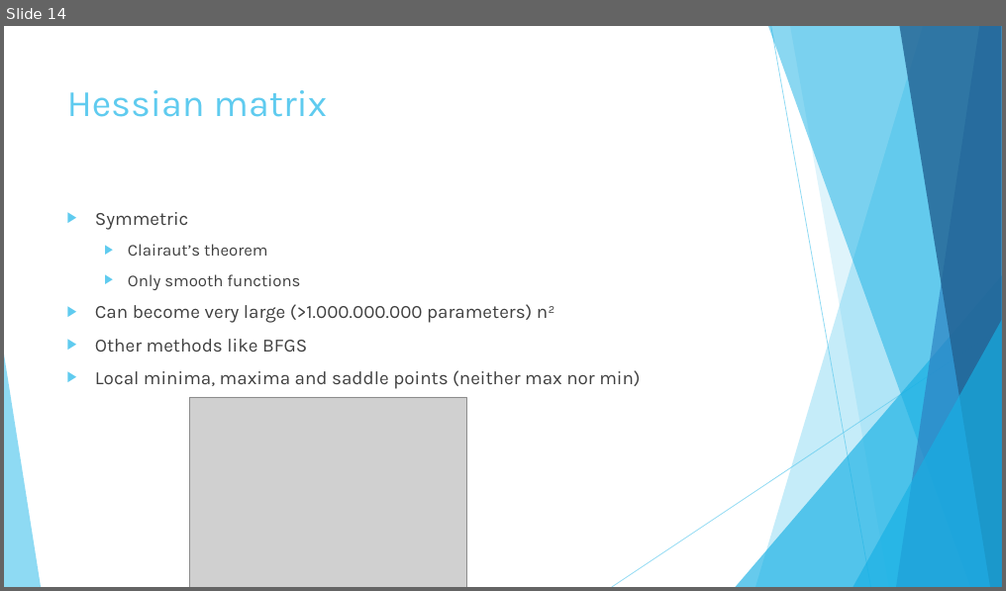
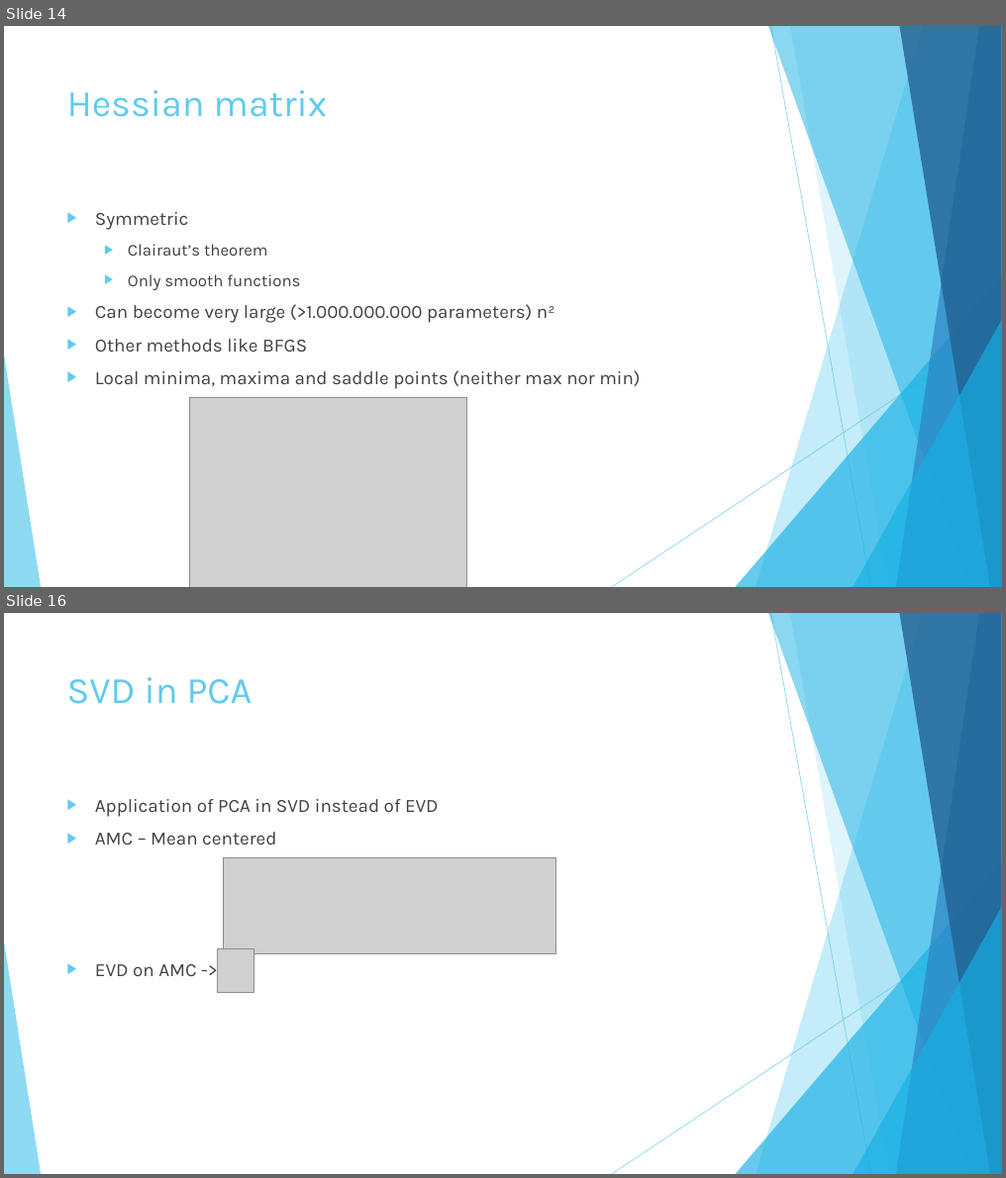
Before and after one commit to johnstegink/ReportAI2025, a slide deck: Presentatie.pptx. Shown one above the other, each under a label of ours: slide 14 before the commit, slides 14 and 16 after it; the slides between them are not shown. The pictures are 1006x591 and 1006x1178 pixels, drawn with LibreOffice and Linux fonts; fonts in the diff are those of the drawing; grey boxes stand for pictures. Boxes give left, top, right and bottom in pixels: in the first picture for what was removed or moved away, otherwise in the second. Text is boxed around its words. In the diff, an @@ line names an element or a change of style, - is before the commit and + after.

```diff
--- a/Presentatie.pptx
+++ b/Presentatie.pptx
@@ slide 16 added at <box>4,613,1002,1174</box>, background #FFFFFF; not listed: 10 template elements that a slide beside it also shows @@
@@ title added at <box>67,677,252,704</box>, 36 pt, text #5FCBEF @@
+SVD in PCA
@@ text added at <box>95,799,439,976</box>, 18 pt, text #404040 @@
+▶ Application of PCA in SVD instead of EVD
+▶ AMC – Mean centered
+▶ EVD on AMC ->
@@ picture added at <box>224,859,555,955</box> @@
@@ picture added at <box>218,949,254,992</box> @@
```
Also in this commit, not shown: 10 other slides added, 9 slides removed, 2 other files.
